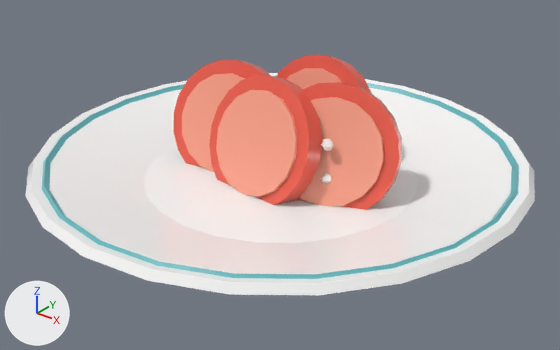
Renders of the glTF model kr_p_tomato.glb from each side of a commit.
Camera for both pictures: a 50 mm camera at (0.387, -0.485, 0.317) aimed at (0.009, -0.012, 0.024). The axes (+X, +Y, +Z) are drawn at lower left. The lights are the same throughout. The picture after the commit comes second. Vertices at exactly the same position are counted once.

In view in the first picture: 'vc_m0_r2', 'vc_m0_r4'.
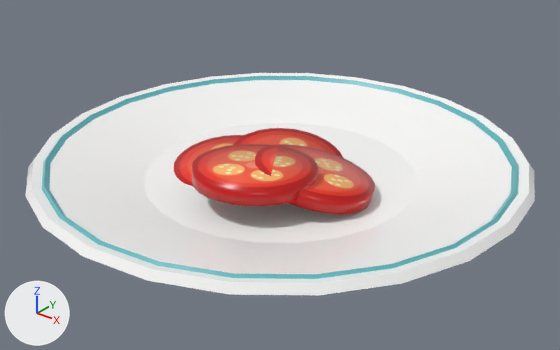
Where the change shows, as pixel boxes (x1, y1, x2, y2) in the pictures (560 x 350 px):
'vc_m0_r2', reshaped (7% shorter)
    before: (25, 55, 535, 296)
    after: (25, 73, 535, 296)
'vc_m0_r4', reshaped
    before: (42, 68, 519, 279)
    after: (42, 76, 519, 279)
'kr_p_tomato_f_tomslice', added (red)
    after: (174, 128, 375, 214)
part 1 of me_vc_m0_r2, deleted (red)
    before: (276, 55, 372, 94)
part 2 of me_vc_m0_r2, deleted (red)
    before: (173, 60, 271, 168)
part 3 of me_vc_m0_r2, deleted (red)
    before: (209, 75, 322, 205)
part 4 of me_vc_m0_r2, deleted (red)
    before: (296, 82, 402, 210)
part 5 of me_vc_m0_r4, deleted (beige)
    before: (182, 68, 384, 206)

What changed in the scene script:
```text
Add img_image_0:
    img_image_0 = load_image('Image_0', '_unpacked/Image_0', 512, 512, 'sRGB')
Add mat_f_tomslice:
    mat_f_tomslice = principled_material('f_tomslice')
    mat_f_tomslice.texture = img_image_0
    mat_f_tomslice.roughness = 0.3
Change me_vc_m0_r2:
    used by ob_vc_m0_r2; location = (0.0, 0.0, 0.0)
    remove me_vc_m0_r2.from_pydata(...)  # 314 vertices, 608 faces; spans x -0.215..0.215, y -0.215..0.215, z 0.0..0.111
    add me_vc_m0_r2.from_pydata(...)  # 146 vertices, 288 faces; spans x -0.215..0.215, y -0.215..0.215, z 0.0..0.042
    me_vc_m0_r2 part 1: the loose piece of 42 vertices spanning x -0.056..0.056, y 0.025..0.079, z 0.0..0.111 is deleted
    me_vc_m0_r2 part 2: the loose piece of 42 vertices spanning x -0.108..0.006, y -0.036..0.021, z 0.0..0.111 is deleted
    me_vc_m0_r2 part 3: the loose piece of 42 vertices spanning x -0.057..0.056, y -0.05..0.005, z 0.0..0.111 is deleted
    me_vc_m0_r2 part 4: the loose piece of 42 vertices spanning x 0.0..0.111, y -0.033..0.034, z 0.0..0.111 is deleted
Change me_vc_m0_r4:
    used by ob_vc_m0_r4; location = (0.0, 0.0, 0.0)
    remove me_vc_m0_r4.from_pydata(...)  # 412 vertices, 768 faces; spans x -0.204..0.204, y -0.204..0.204, z 0.01..0.101
    add me_vc_m0_r4.from_pydata(...)  # 96 vertices, 192 faces; spans x -0.204..0.204, y -0.204..0.204, z 0.034..0.042
    me_vc_m0_r4 part 5: 14 loose pieces with 316 vertices, spanning x -0.097..0.1, y -0.049..0.074, z 0.01..0.101, are deleted
Add me_kr_p_tomato_f_tomslice:
    me_kr_p_tomato_f_tomslice.from_pydata(...)  # 232 vertices, 448 faces; spans x -0.096..0.097, y -0.103..0.058, z 0.004..0.053
    me_kr_p_tomato_f_tomslice.materials.append(mat_f_tomslice)  # picture img_image_0
Add ob_kr_p_tomato_f_tomslice:
    ob_kr_p_tomato_f_tomslice = bpy.data.objects.new('kr_p_tomato_f_tomslice', me_kr_p_tomato_f_tomslice)
    ob_kr_p_tomato_f_tomslice.location = (0.0, 0.0, 0.0)
```
